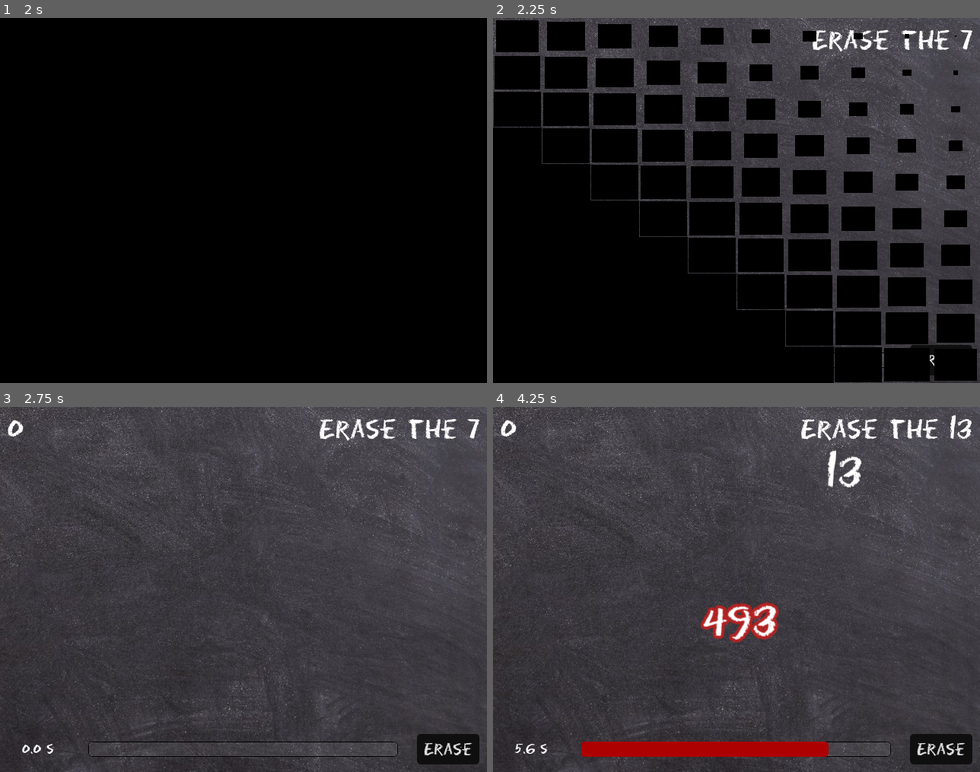
Above: before the commit, frames 1-4 (two rows, left to right).
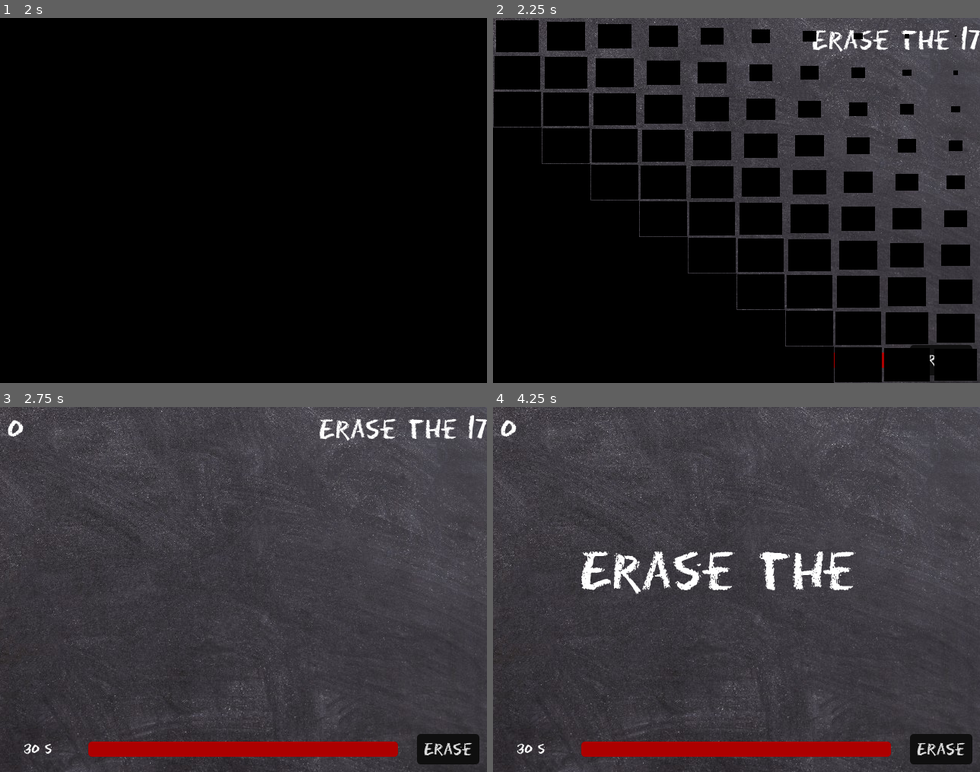
Above: after the commit, the same moments.

Repository: AntDum/UngodlyNumber
Game: Godot game, scene res://scenes/Ui/menu/main_menu.tscn
Two runs of this game, one before a commit and one after it. Both use one fixed random seed, a clock stepped at 60 frames per second and the inputs below.
Inputs (mouse positions are in pixels of both pictures, inside the frame that each line leads up to):
- Up to frame 1 (2 s): click "Play" at 0.5 s; click "Play" at 1.25 s
- Up to frame 2 (2.25 s): tap Enter at 2 s; move the mouse to (843, 182) at 2.02 s; click (843, 182) at 2.17 s
- Up to frame 3 (2.75 s): no input
- Up to frame 4 (4.25 s): move the mouse to (639, 607) at 2.77 s; click (639, 607) at 2.92 s; move the mouse to (741, 622) at 3.52 s; click (741, 622) at 3.67 s

Frame 1 is identical in both runs. In frame 2, 0.2% of the frame differs, in the area x 70-100%, y 2-96%; in frame 3, 2.9%; in frame 4, 5.3%, in the area x 4-99%, y 2-96%.

Commit message:
add round transition

Diff:
--- a/scenes/Ui/ui.tscn
+++ b/scenes/Ui/ui.tscn
@@ -1,10 +1,154 @@
-[gd_scene load_steps=4 format=3 uid="uid://dq0wpoywm1r6o"]
+[gd_scene load_steps=6 format=3 uid="uid://dq0wpoywm1r6o"]
 
 [ext_resource type="Script" uid="uid://phj4j4mi5ipa" path="res://scripts/ui/ui.gd" id="1_x4jx1"]
 [ext_resource type="Script" uid="uid://b12rg5o8m1w70" path="res://scenes/Ui/Components/animated_label.gd" id="2_yev5y"]
 
-[sub_resource type="LabelSettings" id="LabelSettings_x4jx1"]
-font_size = 32
+[sub_resource type="Animation" id="Animation_ja3lj"]
+resource_name = "annouce_round"
+length = 2.5
+tracks/0/type = "value"
+tracks/0/imported = false
+tracks/0/enabled = true
+tracks/0/path = NodePath("MarginContainer2:position")
+tracks/0/interp = 1
+tracks/0/loop_wrap = true
+tracks/0/keys = {
+"times": PackedFloat32Array(0, 0.333333, 0.433333, 1.86667, 2.5),
+"transitions": PackedFloat32Array(1, 1, 1.74111, 1.74111, 1),
+"update": 0,
+"values": [Vector2(398, 0), Vector2(398, -400), Vector2(104, 168), Vector2(104, 168), Vector2(398, 0)]
+}
+tracks/1/type = "value"
+tracks/1/imported = false
+tracks/1/enabled = true
+tracks/1/path = NodePath("MarginContainer2/ImpieLabel:visible_ratio")
+tracks/1/interp = 1
+tracks/1/loop_wrap = true
+tracks/1/keys = {
+"times": PackedFloat32Array(0, 0.233333, 0.3, 0.468664, 1.46667),
+"transitions": PackedFloat32Array(1, 1, 1, 1, 1),
+"update": 0,
+"values": [1.0, 1.0, 0.0, 0.0, 1.0]
+}
+tracks/2/type = "value"
+tracks/2/imported = false
+tracks/2/enabled = true
+tracks/2/path = NodePath("MarginContainer2/ImpieLabel:theme_override_font_sizes/font_size")
+tracks/2/interp = 1
+tracks/2/loop_wrap = true
+tracks/2/keys = {
+"times": PackedFloat32Array(0, 0.386648, 0.466667, 1.87667, 2.5),
+"transitions": PackedFloat32Array(1, 1, 1, 0.615572, 1),
+"update": 0,
+"values": [32, 32, 64, 64, 32]
+}
+tracks/3/type = "method"
+tracks/3/imported = false
+tracks/3/enabled = true
+tracks/3/path = NodePath(".")
+tracks/3/interp = 1
+tracks/3/loop_wrap = true
+tracks/3/keys = {
+"times": PackedFloat32Array(2.5),
+"transitions": PackedFloat32Array(1),
+"values": [{
+"args": [],
+"method": &"_round_announcement_finished"
+}]
+}
+tracks/4/type = "value"
+tracks/4/imported = false
+tracks/4/enabled = true
+tracks/4/path = NodePath("MarginContainer2:size")
+tracks/4/interp = 1
+tracks/4/loop_wrap = true
+tracks/4/keys = {
+"times": PackedFloat32Array(2.5),
+"transitions": PackedFloat32Array(1),
+"update": 0,
+"values": [Vector2(242, 59)]
+}
+tracks/5/type = "value"
+tracks/5/imported = false
+tracks/5/enabled = true
+tracks/5/path = NodePath("HBoxContainer/TimerPb:value")
+tracks/5/interp = 1
+tracks/5/loop_wrap = true
+tracks/5/keys = {
+"times": PackedFloat32Array(),
+"transitions": PackedFloat32Array(),
+"update": 0,
+"values": []
+}
+
+[sub_resource type="Animation" id="Animation_aujml"]
+length = 0.001
+tracks/0/type = "value"
+tracks/0/imported = false
+tracks/0/enabled = true
+tracks/0/path = NodePath("MarginContainer2:position")
+tracks/0/interp = 1
+tracks/0/loop_wrap = true
+tracks/0/keys = {
+"times": PackedFloat32Array(0),
+"transitions": PackedFloat32Array(1),
+"update": 0,
+"values": [Vector2(409, 0)]
+}
+tracks/1/type = "value"
+tracks/1/imported = false
+tracks/1/enabled = true
+tracks/1/path = NodePath("MarginContainer2/ImpieLabel:visible_ratio")
+tracks/1/interp = 1
+tracks/1/loop_wrap = true
+tracks/1/keys = {
+"times": PackedFloat32Array(0),
+"transitions": PackedFloat32Array(1),
+"update": 0,
+"values": [1.0]
+}
+tracks/2/type = "value"
+tracks/2/imported = false
+tracks/2/enabled = true
+tracks/2/path = NodePath("MarginContainer2/ImpieLabel:theme_override_font_sizes/font_size")
+tracks/2/interp = 1
+tracks/2/loop_wrap = true
+tracks/2/keys = {
+"times": PackedFloat32Array(0),
+"transitions": PackedFloat32Array(1),
+"update": 1,
+"values": [32]
+}
+tracks/3/type = "value"
+tracks/3/imported = false
+tracks/3/enabled = true
+tracks/3/path = NodePath("MarginContainer2:size")
+tracks/3/interp = 1
+tracks/3/loop_wrap = true
+tracks/3/keys = {
+"times": PackedFloat32Array(0),
+"transitions": PackedFloat32Array(1),
+"update": 0,
+"values": [Vector2(231, 59)]
+}
+tracks/4/type = "value"
+tracks/4/imported = false
+tracks/4/enabled = true
+tracks/4/path = NodePath("HBoxContainer/TimerPb:value")
+tracks/4/interp = 1
+tracks/4/loop_wrap = true
+tracks/4/keys = {
+"times": PackedFloat32Array(0),
+"transitions": PackedFloat32Array(1),
+"update": 0,
+"values": [100.0]
+}
+
+[sub_resource type="AnimationLibrary" id="AnimationLibrary_tsrkt"]
+_data = {
+&"RESET": SubResource("Animation_aujml"),
+&"annouce_round": SubResource("Animation_ja3lj")
+}
 
 [node name="UI" type="CanvasLayer"]
 script = ExtResource("1_x4jx1")
@@ -70,8 +214,9 @@
 anchors_preset = 1
 anchor_left = 1.0
 anchor_right = 1.0
-offset_left = -40.0
-offset_bottom = 40.0
+offset_left = -231.0
+offset_right = 11.0
+offset_bottom = 59.0
 grow_horizontal = 0
 theme_override_constants/margin_left = 10
 theme_override_constants/margin_top = 10
@@ -81,7 +226,12 @@
 [node name="ImpieLabel" type="Label" parent="MarginContainer2"]
 unique_name_in_owner = true
 layout_mode = 2
-text = "Erase the 7"
-label_settings = SubResource("LabelSettings_x4jx1")
+theme_override_font_sizes/font_size = 32
+text = "Erase the 17"
+
+[node name="AnimationPlayer" type="AnimationPlayer" parent="."]
+libraries = {
+&"": SubResource("AnimationLibrary_tsrkt")
+}
 
 [connection signal="pressed" from="HBoxContainer/MarginContainer/Button" to="." method="_on_button_pressed"]
--- a/scenes/number.tscn
+++ b/scenes/number.tscn
@@ -8,6 +8,7 @@
 
 [sub_resource type="LabelSettings" id="LabelSettings_1u5is"]
 font_size = 50
+outline_size = 1
 outline_color = Color(0, 0, 0, 1)
 
 [sub_resource type="CapsuleShape2D" id="CapsuleShape2D_ctckn"]
@@ -129,3 +130,5 @@
 }
 
 [connection signal="input_event" from="Area2D" to="." method="_on_area_2d_input_event"]
+[connection signal="mouse_entered" from="Area2D" to="." method="_on_area_2d_mouse_entered"]
+[connection signal="mouse_exited" from="Area2D" to="." method="_on_area_2d_mouse_exited"]
--- /dev/null
+++ b/scenes/test.tscn
@@ -0,0 +1,19 @@
+[gd_scene load_steps=3 format=3 uid="uid://ccrrfb5dki7af"]
+
+[ext_resource type="Script" uid="uid://dr4pjfyik17bx" path="res://scripts/managers/game_manager.gd" id="1_bl13t"]
+[ext_resource type="PackedScene" uid="uid://cskfa5ihbuu4g" path="res://scenes/number.tscn" id="1_errlg"]
+
+[node name="Node2D" type="Node2D"]
+
+[node name="GameManager" type="Node" parent="."]
+script = ExtResource("1_bl13t")
+metadata/_custom_type_script = "uid://dr4pjfyik17bx"
+
+[node name="GameTimer" type="Timer" parent="GameManager"]
+
+[node name="Number" parent="." instance=ExtResource("1_errlg")]
+
+[node name="Camera2D" type="Camera2D" parent="Number"]
+
+[node name="Number2" parent="." instance=ExtResource("1_errlg")]
+position = Vector2(-2, 60)
--- a/scripts/godly_number.gd
+++ b/scripts/godly_number.gd
@@ -14,7 +14,6 @@
 
 func _init(ungodly : int) -> void:
 	self.current_ungodly = ungodly
-	prints("length", PRIME_WEIGHT.size())
 
 func _randomize(max_value: int, use_ungodly: bool) -> void:
 	is_ungodly = use_ungodly
--- a/scripts/managers/game_manager.gd
+++ b/scripts/managers/game_manager.gd
@@ -17,17 +17,26 @@
 	EventBus.selected.connect(_on_number_selected)
 	EventBus.kill.connect(_on_kill_number)
 	EventBus.retry.connect(start_game)
+	EventBus.round_anouncement_finished.connect(_on_round_announcement_finished)
+	EventBus.round_closure_finished.connect(start_round)
 
 func _process(delta: float) -> void:
-	EventBus.timer_updated.emit(game_timer.time_left, game_time)
+	if is_round_running:
+		EventBus.timer_updated.emit(game_timer.time_left, game_time)
 
 func start_game() -> void:
 	EventBus.game_started.emit()
 	score = 0
 	start_round()
 
+func retry() -> void:
+	EventBus.game_started.emit()
+	score = 0
+
 func start_round() -> void:
 	EventBus.round_started.emit()
+
+func _on_round_announcement_finished() -> void:
 	game_timer.start(game_time)
 	is_round_running = true
 
@@ -40,7 +49,7 @@
 func won_round() -> void:
 	$RoundWonSoundPlayer.play()
 	end_round()
-	start_round()
+	EventBus.round_ended.emit()
 
 func lost_round() -> void:
 	$RoundLostSoundPlayer.play()
--- a/scripts/managers/number_manager.gd
+++ b/scripts/managers/number_manager.gd
@@ -16,16 +16,21 @@
 	EventBus.split.connect(_on_split)
 	EventBus.round_started.connect(_on_new_round)
 	EventBus.game_started.connect(_on_game_started)
+	EventBus.round_anouncement_finished.connect(_on_announcement_finished)
 
 func _on_game_started():
 	round_number = 0
 
 func _on_new_round():
 	round_number += 1
+	_select_new_ungodly()
+
+func _on_announcement_finished() -> void:
+	build_numbers(round_number, 1, current_ungodly)
+
+func _select_new_ungodly() -> void:
 	current_ungodly = ungodly_candidates.pick_random()
-	build_numbers(round_number, 1, current_ungodly)
 	EventBus.godly_updated.emit(current_ungodly)
-
 
 func _on_split(number: Number):
 	if not number.number.can_split():
@@ -61,9 +66,9 @@
 
 	var number : GodlyNumber = GodlyNumber.new(ungodly_number)
 	number._randomize(max_number, ungoldy)
-	newNum.set_number(number)
 
 	add_child(newNum)
+	newNum.set_number(number)
 	newNum.global_position = _get_random_position()
 
 func _get_random_position() -> Vector2:
--- a/scripts/number.gd
+++ b/scripts/number.gd
@@ -10,6 +10,7 @@
 
 @onready var ray_cast_2d: RayCast2D = $RayCast2D
 @onready var animation_player: AnimationPlayer = $AnimationPlayer
+@onready var value: Label = $Value
 
 var change_direction_time = 1.0
 var idle_time = 0.5
@@ -19,6 +20,8 @@
 var direction = Vector2.ZERO
 var time_since_change = 0.0
 
+var tween : Tween
+
 var number : GodlyNumber
 
 func _ready() -> void:
@@ -26,8 +29,8 @@
 	var label_settings = LabelSettings.new()
 	label_settings.font_size = 50
 	label_settings.set_outline_color(Color.FIREBRICK)
-	label_settings.outline_size = 0
-	$Value.set_label_settings(label_settings)
+	label_settings.outline_size = 1
+	value.set_label_settings(label_settings)
 
 	_change_direction()
 
@@ -80,12 +83,31 @@
 
 func _get_selected():
 	is_selected = true
-	$Value.get_label_settings().outline_size = 15
+	value.get_label_settings().outline_size = 15
+	value.get_label_settings().set_outline_color(Color.FIREBRICK)
+	animation_player.speed_scale = 2
 
 func _get_unselected():
 	is_selected = false
-	$Value.get_label_settings().outline_size = 0
+	value.get_label_settings().outline_size = 1
+	value.get_label_settings().set_outline_color(Color.BLACK)
+	animation_player.speed_scale = 1
 
 func set_number(number: GodlyNumber) -> void:
 	self.number = number
 	$Value.text = str(self.number.value)
+
+
+func _on_area_2d_mouse_entered() -> void:
+	if tween:
+		tween.kill()
+	# Crée le tween avec une interpolation élastique pour un effet rebondissant
+	tween = create_tween().set_trans(Tween.TRANS_ELASTIC).set_ease(Tween.EASE_OUT)
+	# Squash : on étire l'axe X et on compresse l'axe Y
+	tween.tween_property(self, "scale:x", 1.1, 0.05)
+	tween.tween_property(self, "scale:y", 0.9, 0.05)
+	# Retour à l'échelle normale (1,1)
+	tween.tween_property(self, "scale", Vector2.ONE, 0.05)
+
+func _on_area_2d_mouse_exited() -> void:
+	pass # Replace with function body.
--- a/scripts/ui/ui.gd
+++ b/scripts/ui/ui.gd
@@ -8,14 +8,39 @@
 @onready var score_label: AnimatedLabel = %ScoreLabel
 @onready var impie_label: Label = %ImpieLabel
 
+var current_time : float = 0.0
+var max_time : float = 0.0
+
 func _ready() -> void:
 	EventBus.score_updated.connect(set_score)
 	EventBus.timer_updated.connect(set_time)
 	EventBus.godly_updated.connect(set_impie)
+	EventBus.round_ended.connect(_on_round_ended)
+	EventBus.round_started.connect(_on_round_started)
+
+func _on_round_ended() -> void:
+	var tween = create_tween().set_trans(Tween.TRANS_CUBIC).set_ease(Tween.EASE_OUT)
+	tween.tween_method(_update_time, current_time, 0.0, 1.0)
+	tween.tween_callback(_round_closure_finished)
+
+func _on_round_started() -> void:
+	$AnimationPlayer.play("annouce_round")
+
+func _round_closure_finished() -> void:
+	EventBus.round_closure_finished.emit()
+
+func _round_announcement_finished() -> void:
+	EventBus.round_anouncement_finished.emit()
 
 func set_time(current: float, max: float) -> void:
-	timer_label.text = "%s s" % str(roundf(current * 10) / 10)
-	timer_pb.value = ((current / max) * 100)
+	max_time = max
+	current_time = current
+	_update_time(current_time)
+
+func _update_time(current: float) -> void:
+	var rounded_time = roundf(current * 10) / 10
+	timer_label.text = "%s s" % str(rounded_time)
+	timer_pb.value = ((rounded_time / max_time) * 100)
 
 func set_score(value: int) -> void:
 	score_label.set_value(value)
--- a/singletons/EventBus.gd
+++ b/singletons/EventBus.gd
@@ -10,6 +10,8 @@
 signal round_started
 signal round_ended
 signal game_started
+signal round_anouncement_finished
+signal round_closure_finished
 
 signal number_killed(is_godly : bool)
 
